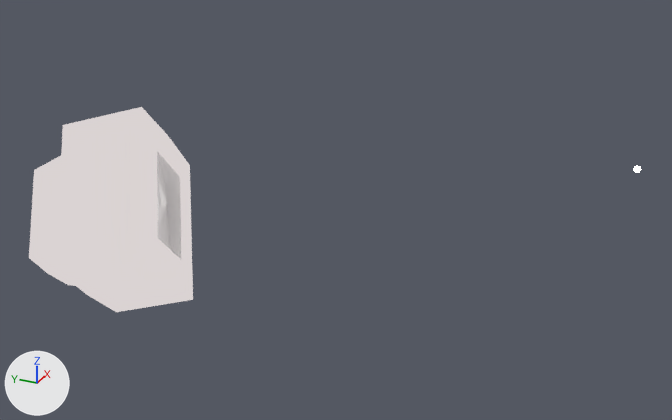
Renders of the Blender file produccion/sets/set1.blend from each side of a commit.
The view is the same before and after, from a camera (50 mm lens) standing at (1.652, -2.665, 0.928) and looking at (4.185, -1.525, -0.338). Lighting does not change. The marker at lower left points along +X, +Y and +Z.

The first picture shows 'TV.003'.
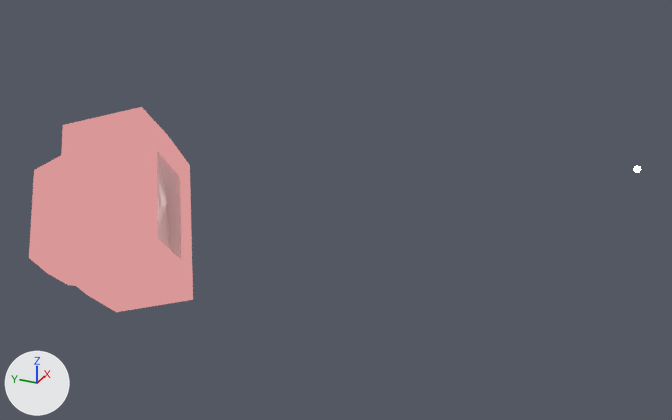
Pixel boxes (x1, y1, x2, y2) of what changed, in the pictures (672 x 420 px):
'TV.003', surface changed (white to pink)
    both: (29, 107, 193, 312)

The change, as a list of edits to the scene's bpy script:
```text
Change mat_material_002:
    where n8 = _N.new('ShaderNodeValue'); n8.name = 'Value'
    n8.outputs[0].default_value: 1.34 -> 0.09  # 'Value'
```
